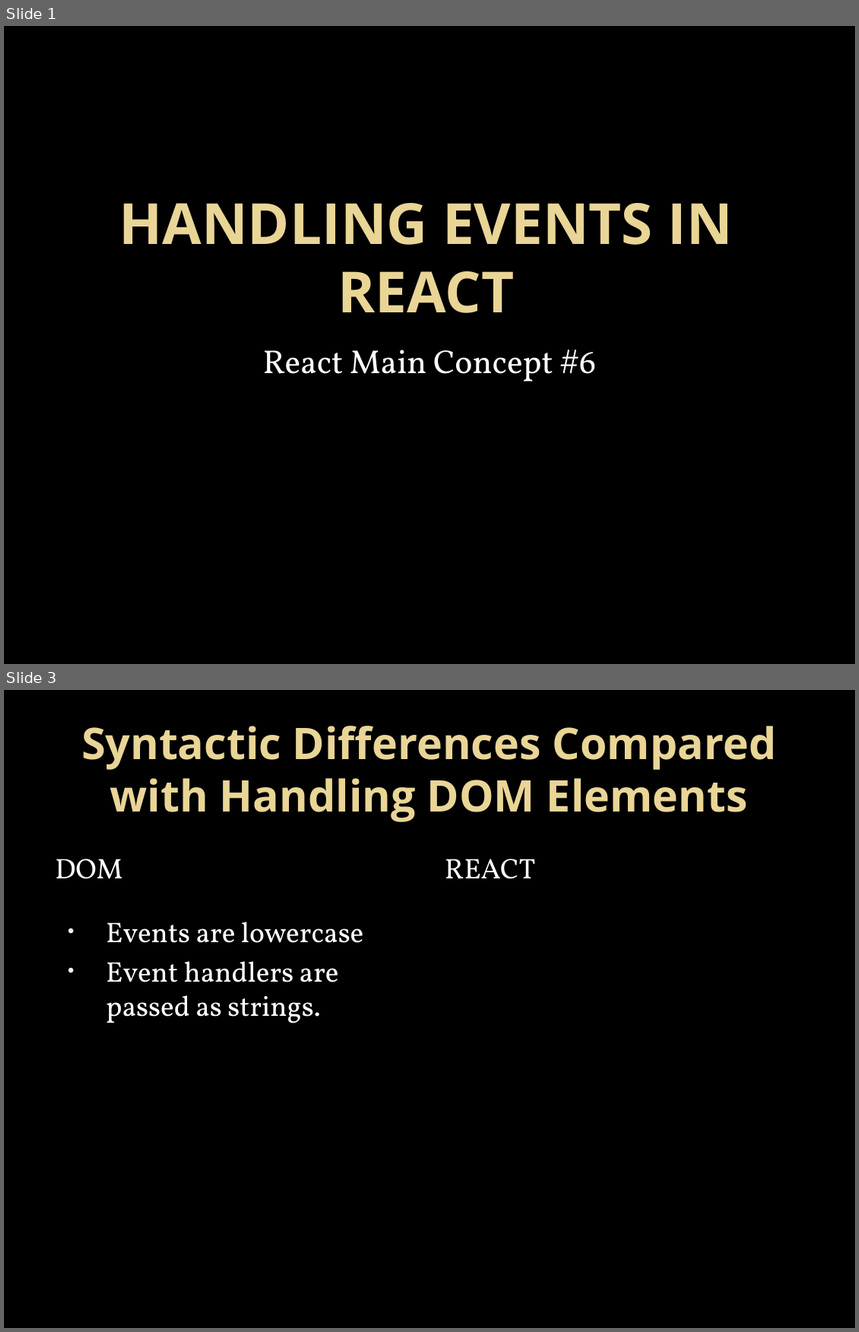
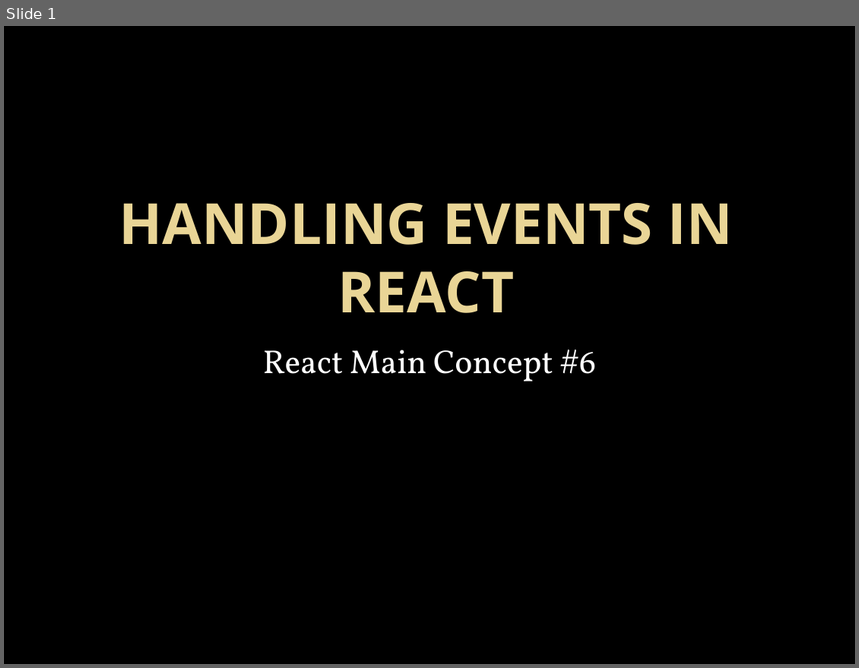
Before and after one commit to nhopfe/cohort3, a slide deck: Handling Events in React.pptx. Shown one above the other, each under a label of ours: slides 1 and 3 before the commit, slide 1 after it; the slides between them are not shown. The pictures are 859x1332 and 859x668 pixels, drawn with LibreOffice and Linux fonts; fonts in the diff are those of the drawing; background and template pictures are left out. Boxes give left, top, right and bottom in pixels: in the first picture for what was removed or moved away, otherwise in the second. Text is boxed around its words. In the diff, an @@ line names an element or a change of style, - is before the commit and + after.

```diff
--- a/Handling Events in React.pptx
+++ b/Handling Events in React.pptx
@@ slide 3 removed at (x1=4, y1=690, x2=855, y2=1328), background picture (left out) @@
@@ title removed at (x1=82, y1=726, x2=777, y2=822) @@
-Syntactic Differences Compared with Handling DOM Elements
@@ text removed at (x1=55, y1=859, x2=123, y2=879) @@
-DOM
@@ text removed at (x1=445, y1=859, x2=535, y2=879) @@
-REACT
@@ text removed at (x1=106, y1=922, x2=363, y2=1024) @@
-• Events are lowercase
-• Event handlers are passed as strings.
```
Also in this commit, not shown: 7 slides changed, 4 slides added, 2 other slides removed.
